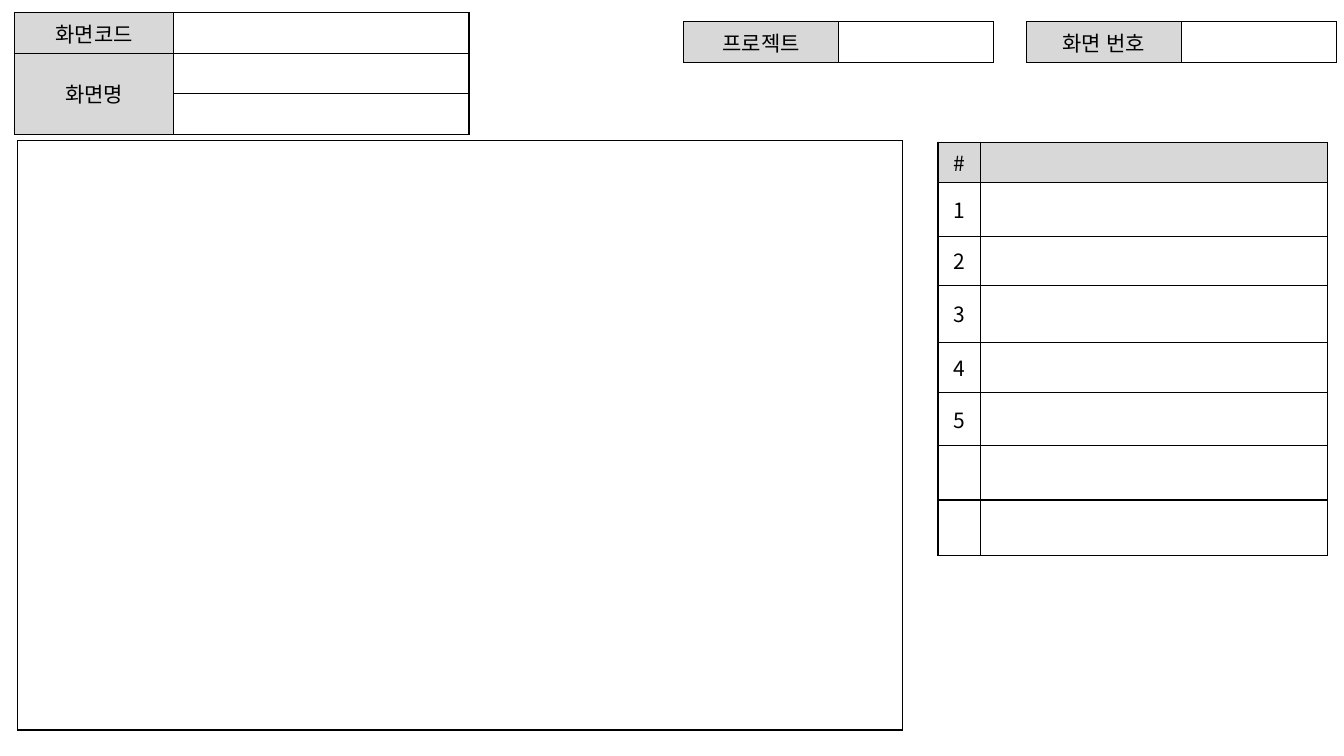
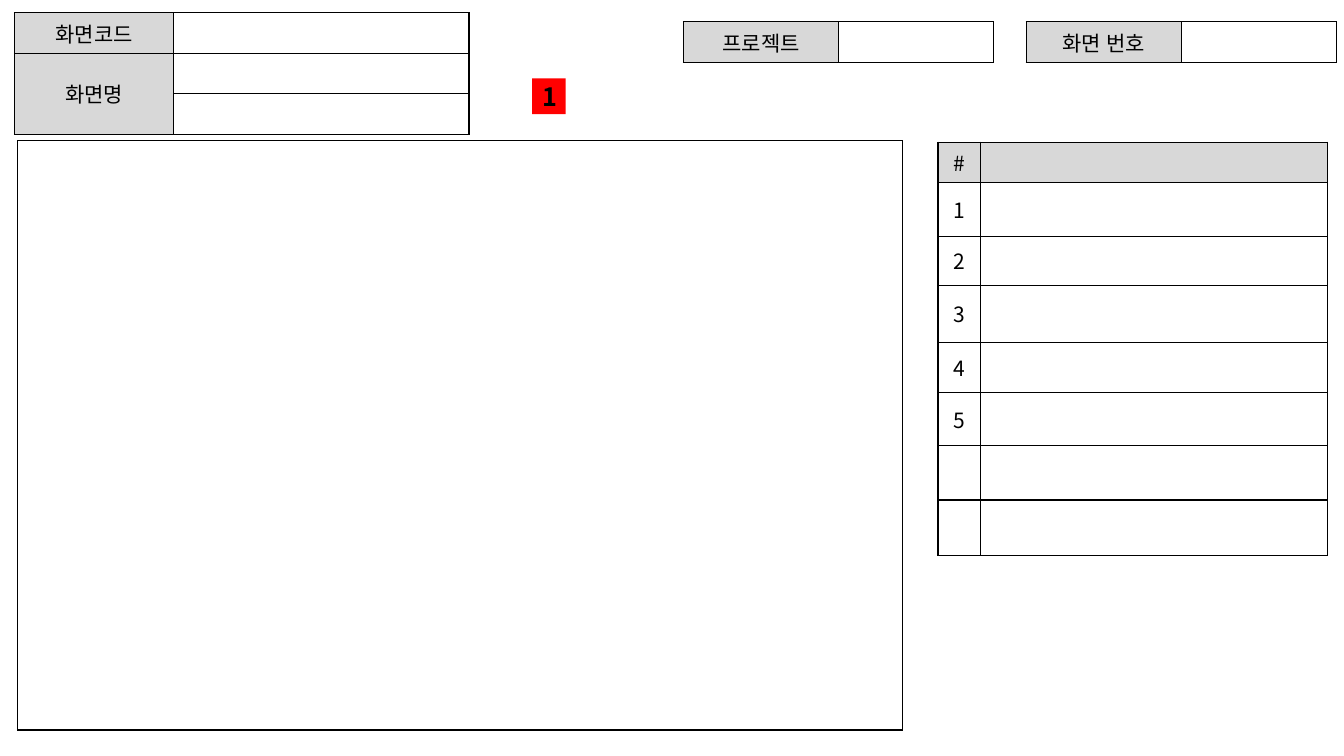
Before and after one commit to ezenteam2/e-Zone, a slide deck: slide 8 of 0 발표용 파워포인트/project05 - 파워포인트 종합 - 현태.pptx (slide 2 before the commit). Drawn at 1344x756 pixels with LibreOffice and Linux fonts; fonts in the diff are those of the drawing. Boxes give left, top, right and bottom in pixels: in the first picture for what was removed or moved away, otherwise in the second. Text is boxed around its words. In the diff, an @@ line names an element or a change of style, - is before the commit and + after.

```diff
--- a/0 발표용 파워포인트/project05 - 파워포인트 종합 - 현태.pptx
+++ b/0 발표용 파워포인트/project05 - 파워포인트 종합 - 현태.pptx
@@ rectangle added at <box>532,79,566,114</box>, fill #FF0000, 18 pt, text #000000, bold @@
+1
```
Also in this commit, not shown: 10 slides added, 1 other file.
